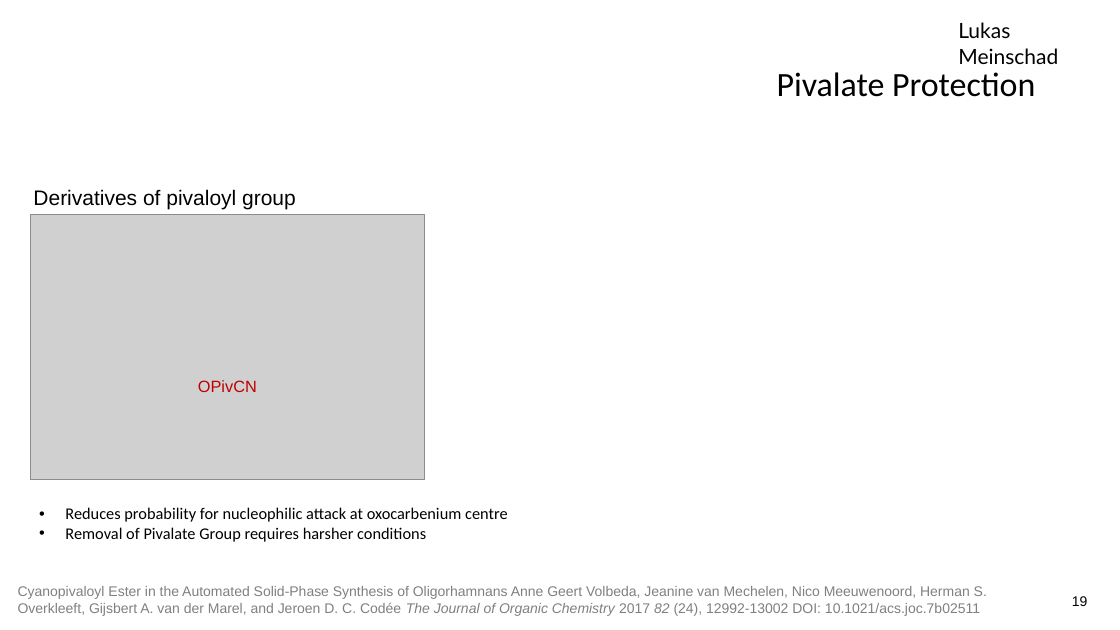
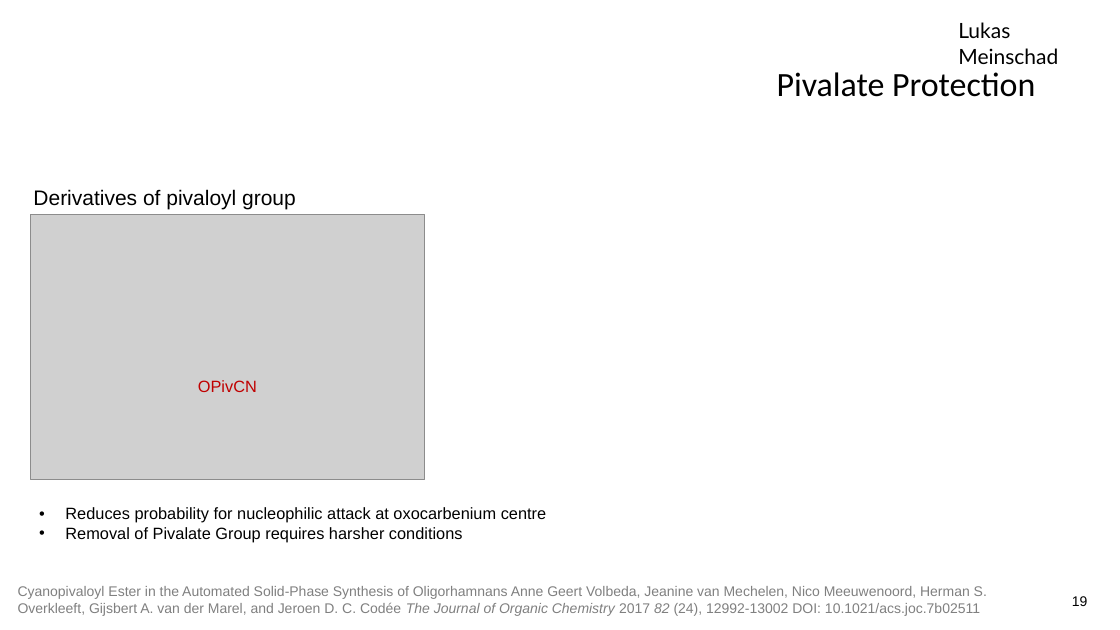
Before and after one commit to LukasMeinschad/Studium, a slide deck: slide 19 of Chemie/OC/Seminar/Seminartalk_OC_Lukas_Meinschad.pptx. Drawn at 1120x630 pixels with LibreOffice and Linux fonts; fonts in the diff are those of the drawing; grey boxes stand for pictures; background and template pictures are left out. Boxes give left, top, right and bottom in pixels: in the first picture for what was removed or moved away, otherwise in the second. Text is boxed around its words. In the diff, an @@ line names an element or a change of style, - is before the commit and + after.

```diff
--- a/Chemie/OC/Seminar/Seminartalk_OC_Lukas_Meinschad.pptx
+++ b/Chemie/OC/Seminar/Seminartalk_OC_Lukas_Meinschad.pptx
@@ text "Reduces probability for nucleophilic attack ..." at [65,507,546,543]: font Calibri to Arial @@
```
Also in this commit, not shown: 8 other slides changed, 9 other files.
